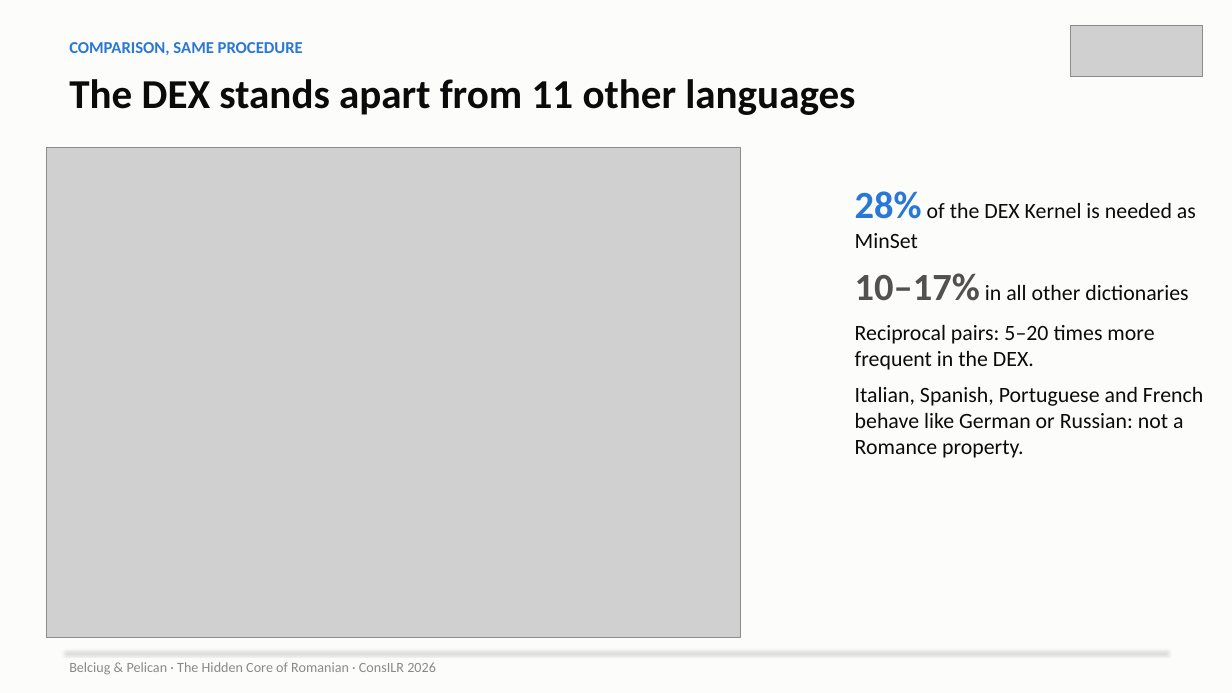
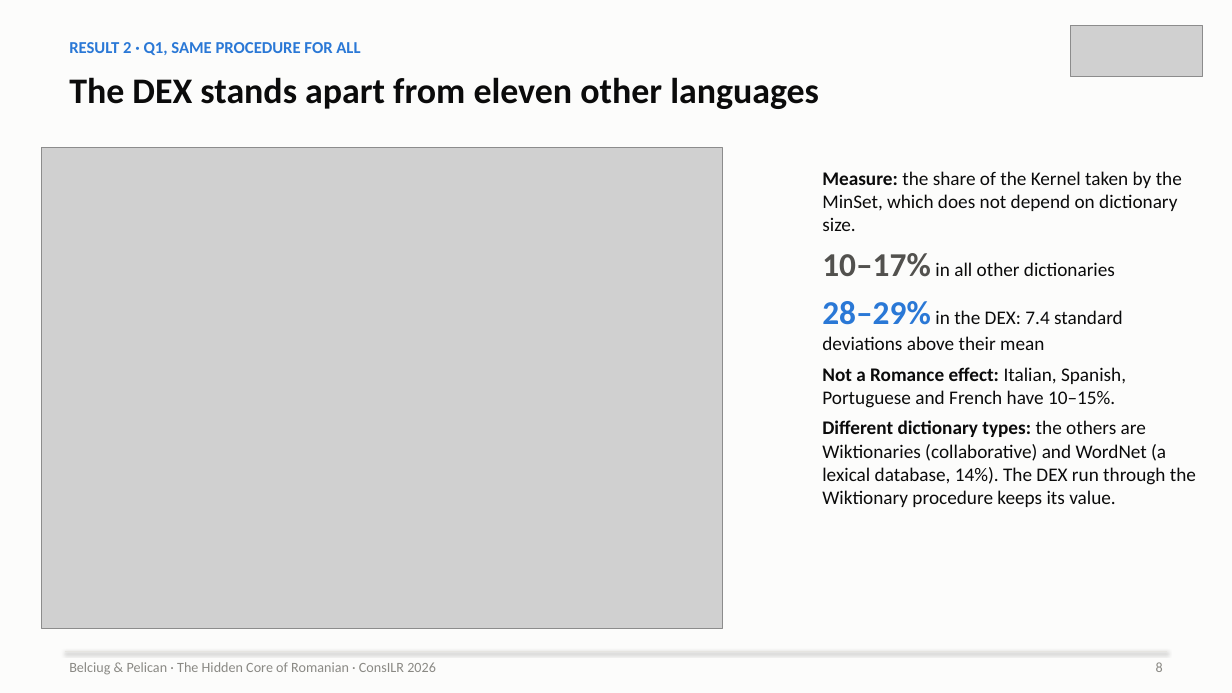
Before and after one commit to ovladon/hidden-core-romanian, a slide deck: slide 8 of slides/HiddenCore_ConsILR2026.pptx (slide 7 before the commit). Drawn at 1232x693 pixels with LibreOffice and Linux fonts; fonts in the diff are those of the drawing; grey boxes stand for pictures. Boxes give left, top, right and bottom in pixels: in the first picture for what was removed or moved away, otherwise in the second. Text is boxed around its words. In the diff, an @@ line names an element or a change of style, - is before the commit and + after.

```diff
--- a/slides/HiddenCore_ConsILR2026.pptx
+++ b/slides/HiddenCore_ConsILR2026.pptx
@@ text at (x1=69, y1=42, x2=360, y2=55): text changed @@
-COMPARISON, SAME PROCEDURE
+RESULT 2 · Q1, SAME PROCEDURE FOR ALL
@@ text at (x1=69, y1=77, x2=819, y2=109): text changed; size 32 to 28 pt @@
-The DEX stands apart from 11 other languages
+The DEX stands apart from eleven other languages
@@ picture resized from (x1=46, y1=148, x2=740, y2=638) to (x1=42, y1=148, x2=723, y2=628) @@
@@ text "Measure: the share of the ..." moved from (x1=855, y1=191, x2=1203, y2=458) to (x1=822, y1=171, x2=1196, y2=507) @@
@@ text at (x1=822, y1=171, x2=1182, y2=231): text changed; size 17 to 15 pt @@
-28% of the DEX Kernel is needed as MinSet
+Measure: the share of the Kernel taken by the MinSet, which does not depend on dictionary size.
@@ text at (x1=822, y1=253, x2=1115, y2=277): size 30 to 26 pt in "10–17%"; size 17 to 15 pt in "in all other dictionaries"; less space between paragraphs @@
@@ text at (x1=822, y1=301, x2=1196, y2=507): text changed; size 17 to 15 pt @@
-Reciprocal pairs: 5–20 times more frequent in the DEX.
-Italian, Spanish, Portuguese and French behave like German or Russian: not a Romance property.
+28–29% in the DEX: 7.4 standard deviations above their mean
+Not a Romance effect: Italian, Spanish, Portuguese and French have 10–15%.
+Different dictionary types: the others are Wiktionaries (collaborative) and WordNet (a lexical database, 14%). The DEX run through the Wiktionary procedure keeps its value.
@@ text added at (x1=1156, y1=662, x2=1163, y2=672), 11 pt, text #8A8984 @@
+8
```
Also in this commit, not shown: 10 other slides changed, 10 slides added, 4 slides removed, 2 other files.
